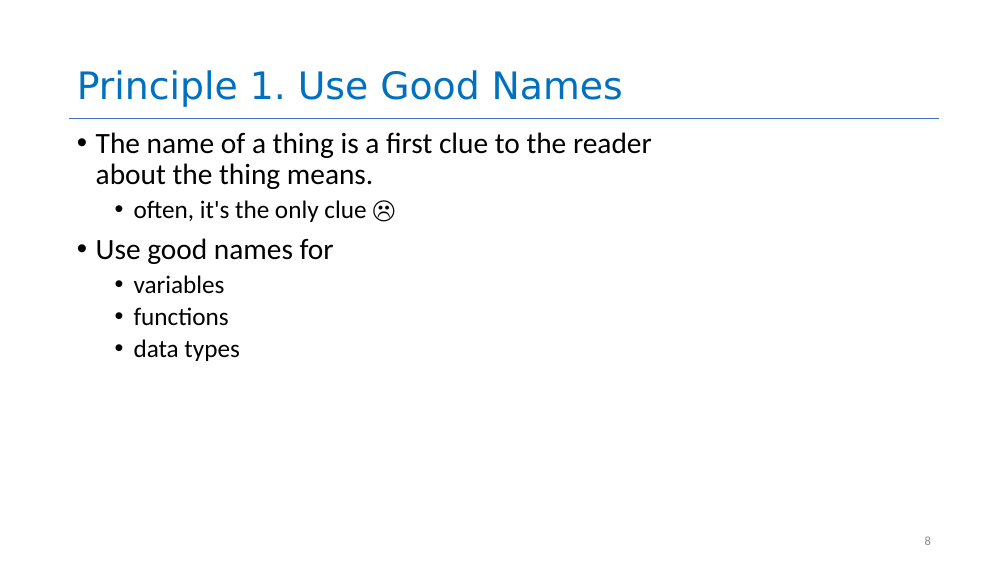
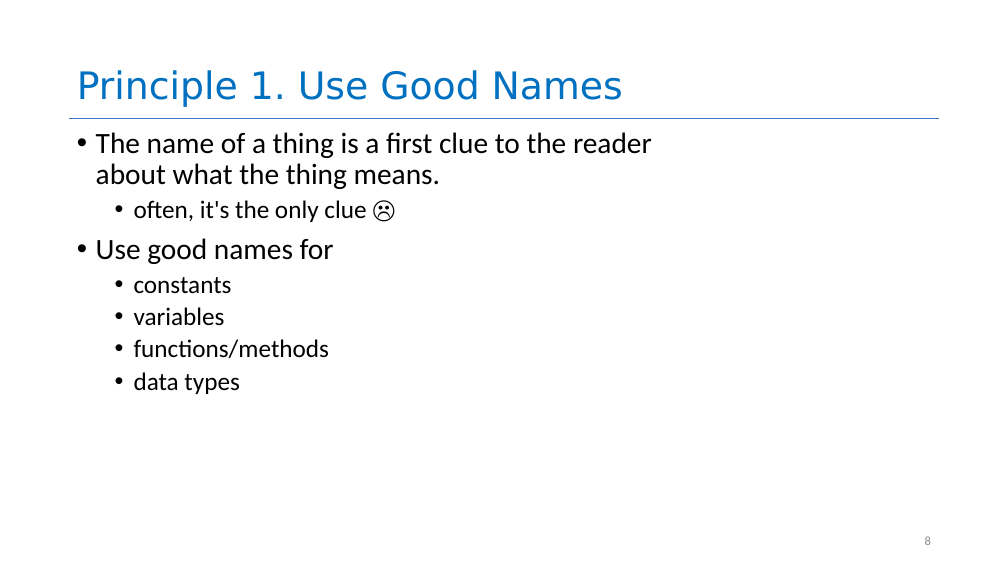
Before and after one commit to neu-se/CS4530-CS5500-Spring-2021, a slide deck: slide 8 of Slides/Lesson 1.2 General Program Design Principles.pptx. Drawn at 1008x567 pixels with LibreOffice and Linux fonts; fonts in the diff are those of the drawing. Boxes give left, top, right and bottom in pixels: in the first picture for what was removed or moved away, otherwise in the second. Text is boxed around its words. In the diff, an @@ line names an element or a change of style, - is before the commit and + after.

```diff
--- a/Slides/Lesson 1.2 General Program Design Principles.pptx
+++ b/Slides/Lesson 1.2 General Program Design Principles.pptx
@@ text at box(96, 132, 652, 189): text changed @@
-• The name of a thing is a first clue to the reader about the thing means.
+• The name of a thing is a first clue to the reader about what the thing means.
@@ text at box(134, 277, 232, 294): paragraph added @@
+  • constants
@@ text at box(134, 339, 329, 358): text changed @@
-  • functions
+  • functions/methods
```
Also in this commit, not shown: 11 other slides changed.
